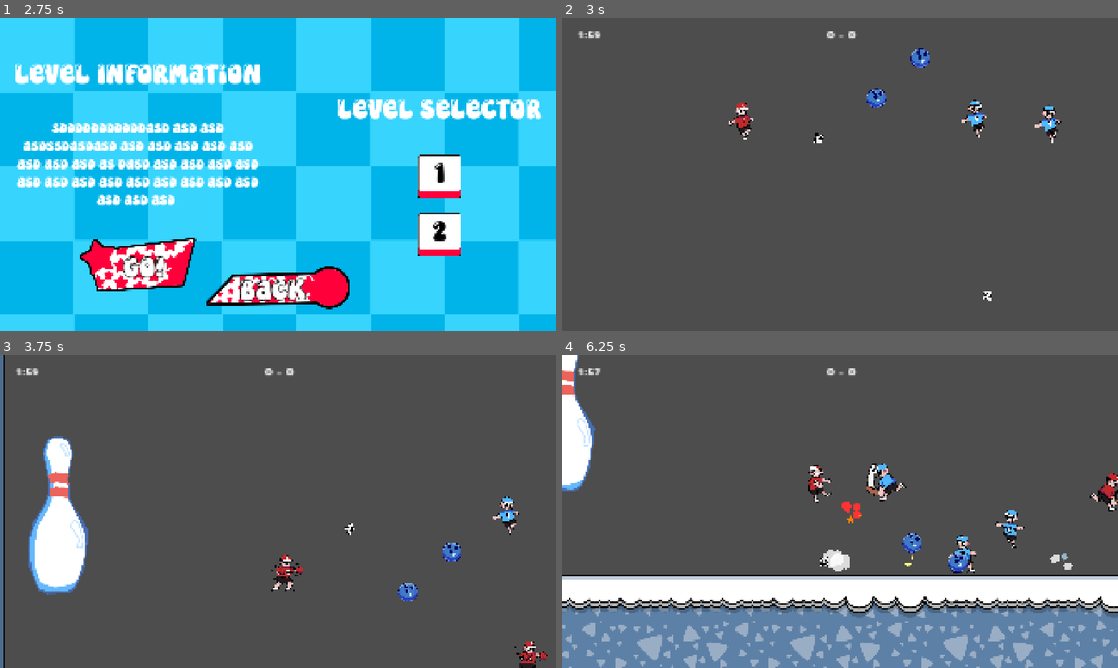
Above: before the commit, frames 1-4 (two rows, left to right).
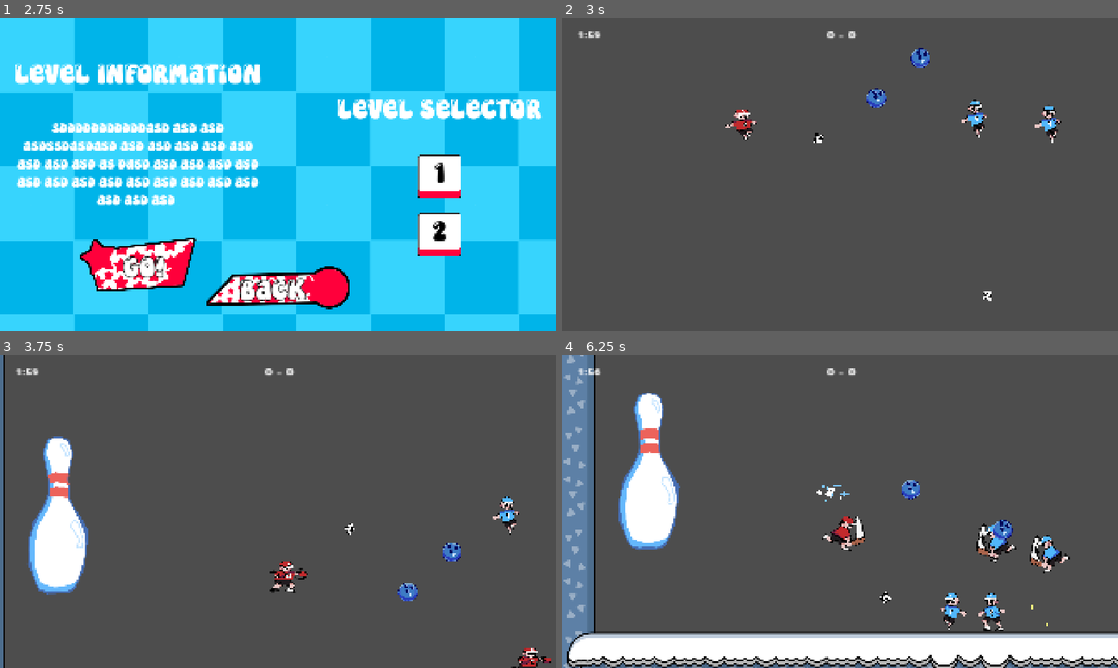
Above: after the commit, the same moments.

Repository: GuiDev-bit/Winter-Game-Jam
Game: Godot game, scene res://scenes/ui/main_menu.tscn
The game is run twice, just before and just after one commit, with the same random seed, the same clock (stepped at 60 frames per second) and the same inputs.
Inputs (mouse positions are in pixels of both pictures, inside the frame that each line leads up to):
- Up to frame 1 (2.75 s): click "Start" at 0.5 s; click "GO!" at 1.25 s; click "GO!" at 2 s
- Up to frame 2 (3 s): click "1" at 2.75 s
- Up to frame 3 (3.75 s): tap Enter (ui_accept) at 3.5 s; move the mouse to (400, 495) at 3.52 s; hold D (right) from 3.53 s (still down); hold Right mouse button (attack_r) from 3.53 s (still down); click (400, 495) at 3.6 s
- Up to frame 4 (6.25 s): tap W (jump) at 3.77, 4.07, 4.52, 4.55, 4.82, 5.1, 6.02 s; move the mouse to (728, 527) at 4.27 s; release D (right) at 4.28 s; release Right mouse button (attack_r) at 4.28 s; hold A (left) 4.28-5.03 s; right-click (728, 527) at 4.35 s; move the mouse to (895, 442) at 5.02 s; hold D (right) from 5.03 s (still down); click (895, 442) at 5.3 s; move the mouse to (812, 574) at 5.77 s; click (812, 574) at 5.85 s; right-click (812, 574) at 6.05 s

Frame 1 is identical in both runs. In frame 2, 0.3% of the frame differs, in the area x 29-35%, y 27-39%; in frame 3, 0.7%; in frame 4, 41%, in the area x 0-100%, y 0-100%.
Error in both runs: Cannot call method 'find_child' on a null value. (res://script/manager/LevelManager.gd:13)

Commit message:
Ajout animation

Diff:
--- a/project.godot
+++ b/project.godot
@@ -28,8 +28,8 @@
 MatchManager="*uid://coaoeinnbyog8"
 LevelManager="*uid://tdhtb5yio6f6"
 AudioManager="*res://script/manager/audio_manager.gd"
+AiManager="*uid://cnw0c8yukfane"
 SaveManager="*uid://cjws4nr77wrlf"
-AiManager="*uid://cnw0c8yukfane"
 Transition="*uid://c1rjnpxl2syff"
 ParticleManager="*uid://c2hyed1hnda5v"
 
--- a/scenes/player/player.tscn
+++ b/scenes/player/player.tscn
@@ -271,7 +271,7 @@
 
 [sub_resource type="Animation" id="Animation_007i1"]
 resource_name = "Slide"
-length = 1.5
+length = 0.7
 loop_mode = 1
 tracks/0/type = "value"
 tracks/0/imported = false
@@ -280,7 +280,7 @@
 tracks/0/interp = 1
 tracks/0/loop_wrap = true
 tracks/0/keys = {
-"times": PackedFloat32Array(0, 0.7666667, 1.4333333),
+"times": PackedFloat32Array(0, 0.3, 0.6333333),
 "transitions": PackedFloat32Array(-2, -2, -2),
 "update": 0,
 "values": [Vector2(0.25, 0.25), Vector2(0.25, 0.2373047), Vector2(0.25, 0.25)]
@@ -292,15 +292,43 @@
 tracks/1/interp = 1
 tracks/1/loop_wrap = true
 tracks/1/keys = {
-"times": PackedFloat32Array(0, 0.7666667, 1.4333333),
+"times": PackedFloat32Array(0, 0.3, 0.6333333),
 "transitions": PackedFloat32Array(-2, -2, -2),
 "update": 0,
 "values": [Vector2(0, 3.5), Vector2(0, 6.7500043), Vector2(0, 3.5)]
+}
+
+[sub_resource type="Animation" id="Animation_6cv16"]
+resource_name = "scretch"
+length = 0.5
+tracks/0/type = "value"
+tracks/0/imported = false
+tracks/0/enabled = true
+tracks/0/path = NodePath("AnimatedSprite2D:position")
+tracks/0/interp = 1
+tracks/0/loop_wrap = true
+tracks/0/keys = {
+"times": PackedFloat32Array(0, 0.16666667, 0.43333334),
+"transitions": PackedFloat32Array(-2, -2, -2),
+"update": 0,
+"values": [Vector2(0, 3.5), Vector2(-0.75, -6.25), Vector2(0, 3.5)]
+}
+tracks/1/type = "value"
+tracks/1/imported = false
+tracks/1/enabled = true
+tracks/1/path = NodePath("AnimatedSprite2D:scale")
+tracks/1/interp = 1
+tracks/1/loop_wrap = true
+tracks/1/keys = {
+"times": PackedFloat32Array(0, 0.16666667, 0.43333334),
+"transitions": PackedFloat32Array(-2, -2, -2),
+"update": 0,
+"values": [Vector2(0.25, 0.25), Vector2(0.22851563, 0.28808594), Vector2(0.25, 0.25)]
 }
 
 [sub_resource type="Animation" id="Animation_ioxgp"]
 resource_name = "sqash"
-length = 0.5
+length = 0.56666666
 tracks/0/type = "value"
 tracks/0/imported = false
 tracks/0/enabled = true
@@ -320,16 +348,17 @@
 tracks/1/interp = 1
 tracks/1/loop_wrap = true
 tracks/1/keys = {
-"times": PackedFloat32Array(0, 0.2, 0.5),
+"times": PackedFloat32Array(0, 0.20000002, 0.5),
 "transitions": PackedFloat32Array(0.5, 0.5, 0.5),
 "update": 0,
-"values": [Vector2(0.25, 0.25), Vector2(0.31835938, 0.20800781), Vector2(0.25, 0.25)]
+"values": [Vector2(0.25, 0.25), Vector2(0.3046875, 0.20800781), Vector2(0.25, 0.25)]
 }
 
 [sub_resource type="AnimationLibrary" id="AnimationLibrary_6cv16"]
 _data = {
 &"Idle": SubResource("Animation_cnsyf"),
 &"Slide": SubResource("Animation_007i1"),
+&"scretch": SubResource("Animation_6cv16"),
 &"sqash": SubResource("Animation_ioxgp")
 }
 
@@ -345,7 +374,8 @@
 position = Vector2(0, 3.5)
 scale = Vector2(0.25, 0.25)
 sprite_frames = SubResource("SpriteFrames_p47bc")
-animation = &"slide_a"
+animation = &"idle"
+frame_progress = 0.8725358
 
 [node name="CollisionShape2D" type="CollisionShape2D" parent="." unique_id=34379545]
 position = Vector2(5, -3.5)
@@ -397,6 +427,8 @@
 libraries/ = SubResource("AnimationLibrary_ioxgp")
 libraries/Entity = SubResource("AnimationLibrary_6cv16")
 
+[connection signal="animation_changed" from="AnimatedSprite2D" to="." method="_on_animated_sprite_2d_animation_changed"]
 [connection signal="area_entered" from="HitboxComponent" to="HitboxComponent" method="_on_area_entered"]
 [connection signal="area_exited" from="HitboxComponent" to="HitboxComponent" method="_on_area_exited"]
 [connection signal="get_hit" from="HurtboxComponent" to="." method="_on_hurtbox_component_get_hit"]
+[connection signal="animation_finished" from="AnimationPlayer" to="." method="_on_animation_player_animation_finished"]
--- a/script/manager/particle_manager.gd
+++ b/script/manager/particle_manager.gd
@@ -12,9 +12,9 @@
 
 func _ready() -> void:
 	circle_tex = load("res://assets/sprites/particles/boule.png")
-	star_tex = load("res://assets/sprites/particles/étoile.png")
+	star_tex = load("res://assets/sprites/particles/etoile.png")
 	sparkle_tex = load("res://assets/sprites/particles/jsp.png")
-	diamond_tex = load("res://assets/sprites/particles/carrépasdroit.png")
+	diamond_tex = load("res://assets/sprites/particles/carrepasdroit.png")
 	snowflake_tex = load("res://assets/sprites/particles/truc.png")
 	snowflake2_tex = load("res://assets/sprites/particles/trucchose.png")
 	cloud_tex = load("res://assets/sprites/particles/bouleneige.png")
--- a/script/player/player.gd
+++ b/script/player/player.gd
@@ -8,7 +8,7 @@
 @onready var crosshair : Sprite2D
 @onready var crossair : Node2D = $Crossair
 @onready var camera : Camera2D = $Camera2D
-
+@onready var anim : AnimationPlayer = $AnimationPlayer
 
 var munition_max = 3
 var current_munition = 0
@@ -122,6 +122,7 @@
 			pass
 		STATE.JUMP :
 			move_component.jump()
+			anim.play("Entity/scretch")
 			ParticleManager.jump_puff(global_position + Vector2(0, 30))
 			if input_component.x_input != 0:
 				velocity.x = 500 * input_component.x_input
@@ -137,7 +138,9 @@
 			move_component.apply_gravity(delta, 1.3)
 			move_component.air_slide(delta)
 			if is_on_floor() :
+				anim.play("Entity/sqash")
 				switch_state(STATE.FLOOR)
+
 			else :
 				attack_state_transition()
 
@@ -367,6 +370,29 @@
 	camera.end_game_chaos()
 
 func hitstop(duration: float = 0.08) -> void:
-	Engine.time_scale = 0.0
+	Engine.time_scale = 0.5
 	await get_tree().create_timer(duration, true).timeout
 	Engine.time_scale = 1.0
+
+
+func play_right_anim():
+	pass
+
+
+func _on_animated_sprite_2d_animation_changed() -> void:
+	if animated_sprite.animation != "jump" or animated_sprite.animation != "idle" :
+		if animated_sprite.animation == "hit_bat" :
+			anim.play("Entity/scretch")
+		else :
+			anim.play("Entity/sqash")
+
+
+
+
+func _on_animation_player_animation_finished(anim_name: StringName) -> void:
+	if anim_name == "sqash" or anim_name == "scretch" :
+			if animated_sprite.animation == "idle" :
+				anim.play("Entity/Idle")
+				print(223)
+			elif active_state == STATE.FLOOR :
+				anim.play("Entity/Slide")
Renamed: assets/sprites/particles/carré.png -> assets/sprites/particles/carre.png
Not shown, changed: assets/sprites/particles/carre.png.import
Renamed: assets/sprites/particles/carrépasdroit.png -> assets/sprites/particles/carrepasdroit.png
Not shown, changed: assets/sprites/particles/carrepasdroit.png.import
Renamed: assets/sprites/particles/étoile.png -> assets/sprites/particles/etoile.png
Not shown, changed: assets/sprites/particles/etoile.png.import
